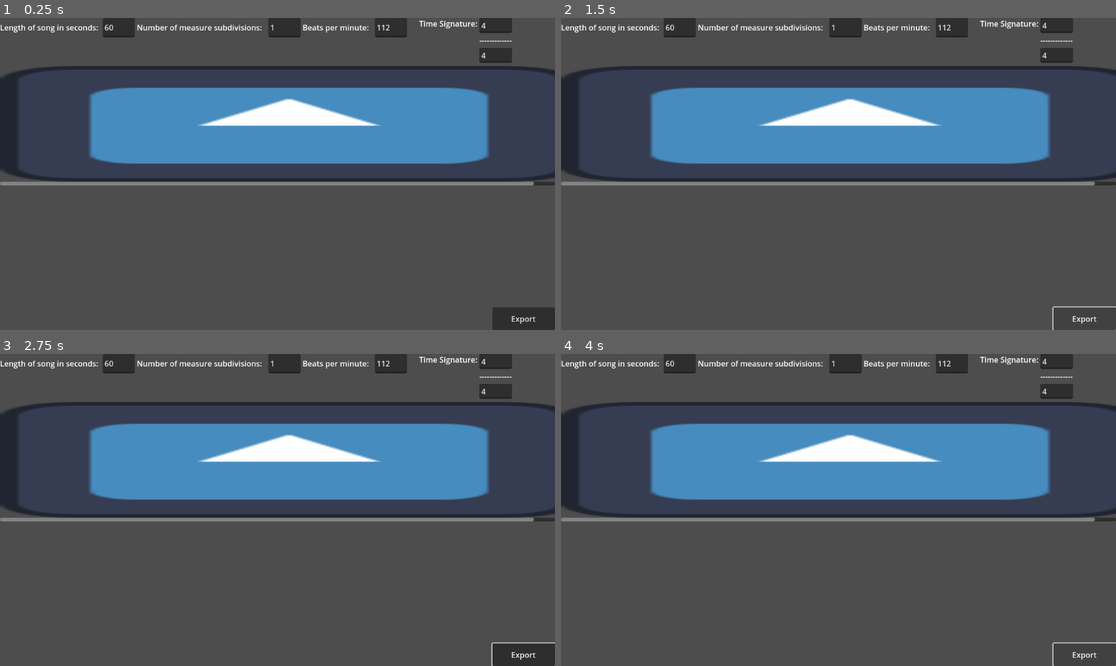
Above: before the commit, frames 1-4 (two rows, left to right).
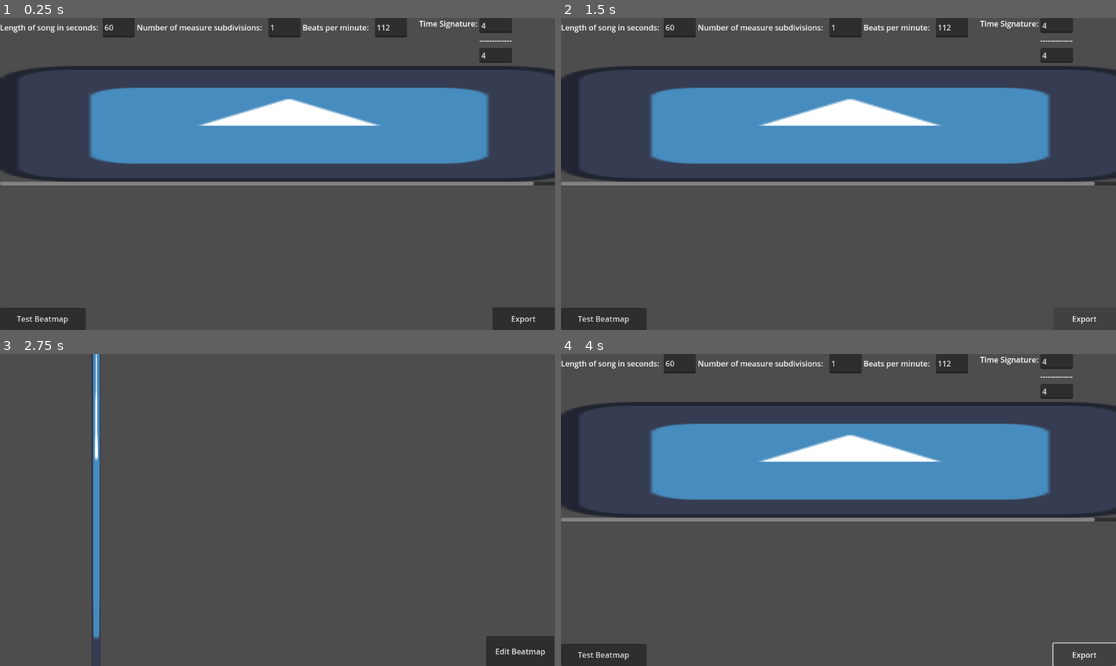
Above: after the commit, the same moments.

Repository: ValorZard/BandGame
Game: Godot game, scene res://src/mapping_engine/beatmap_maker.tscn
Same seed, same stepped clock (60 frames per second), same inputs: the game is played once before the commit and once after it. The engine's default icon, where the game draws it, is replaced by a stand-in: a white triangle on a blue panel in a dark square.
Inputs (mouse positions are in pixels of both pictures, inside the frame that each line leads up to):
- Up to frame 1 (0.25 s): no input
- Up to frame 2 (1.5 s): click (605, 317) at 0.5 s, where only the run after the commit has a clickable "Test Beatmap"; click (1082, 314) at 1.25 s, where only the run after the commit has a clickable "Edit Beatmap"
- Up to frame 3 (2.75 s): click (44, 653) at 2 s, where only the run after the commit has a clickable "Test Beatmap"
- Up to frame 4 (4 s): click (1082, 653) at 2.75 s, where only the run before the commit has a clickable "Export"; click "Export" at 3.5 s

The runs differ from the first frame. In frame 1, 1.1% of the frame differs, in the area x 0-16%, y 92-100%; in frame 2, 1.1%; in frame 3, 26%, in the area x 0-100%, y 0-100%; in frame 4, 1.1%.
Error after the commit: Attempt to call function 'get_as_text' in base 'null instance' on a null instance. (res://src/game_engine/rhythm_game_utils.gd:50)

Commit message:
beatmap playing and testing is a go

Diff:
--- /dev/null
+++ b/new_beatmap.json
@@ -0,0 +1 @@
+{"notes":[{"name":"A","start_time":5.55},{"name":"C","start_time":10.05},{"name":"B","start_time":17.3},{"name":"D","start_time":22.4},{"name":"A","start_time":28.45},{"name":"A","start_time":32.95},{"name":"A","start_time":40.15},{"name":"B","start_time":46.45}]}
--- a/src/game_engine/HitDetector.gd
+++ b/src/game_engine/HitDetector.gd
@@ -1,7 +1,8 @@
 extends Node2D
 
+class_name BeatmapPlayer
+
 var time_elapsed_since_start : float = 0
-
 
 # hit window stuff (in seconds)
 var view_window : float = 1 # from now to now + view window, thats the notes that will show
@@ -11,7 +12,10 @@
 var beats_per_second : float
 
 # actual beat map
-@export var beatmap_file_path : StringName = "res://test_map.json"
+@export var beatmap_file_path : StringName = "res://new_beatmap.json"
+
+# beatmap editor
+@export var beatmap_editor : PackedScene = load("res://src/mapping_engine/beatmap_maker.tscn")
 
 # score management:
 var score : int
@@ -117,3 +121,12 @@
 			# if its 0, its all the way to the right, and visa versa
 			var screen_position_ratio : float = (-(note[0].start_time - view_window - time_elapsed_since_start)/view_window)
 			note[1].position.x = get_viewport_rect().size.x - screen_position_ratio * get_viewport_rect().size.x + GameManager.hit_zone_left_offset
+
+
+func _on_edit_button_button_down():
+	# add beatmap player to root
+	var beatmap_editor_instance = beatmap_editor.instantiate()
+	beatmap_editor_instance.beatmap_file_path = beatmap_file_path
+	get_tree().root.add_child(beatmap_editor_instance)
+	# remove self from root
+	get_tree().root.remove_child(self)
--- a/src/game_engine/beatmap.tscn
+++ b/src/game_engine/beatmap.tscn
@@ -26,3 +26,17 @@
 position = Vector2(200, 532.508)
 scale = Vector2(0.148438, 8.85144)
 texture = ExtResource("3_1q2pg")
+
+[node name="EditButton" type="Button" parent="."]
+anchors_preset = 15
+anchor_right = 1.0
+anchor_bottom = 1.0
+offset_left = 1009.0
+offset_top = 586.0
+offset_right = 1151.0
+offset_bottom = 649.0
+grow_horizontal = 2
+grow_vertical = 2
+text = "Edit Beatmap"
+
+[connection signal="button_down" from="EditButton" to="." method="_on_edit_button_button_down"]
--- a/src/game_manager.gd
+++ b/src/game_manager.gd
@@ -1,3 +1,5 @@
+extends Node
+
 # overall hit window
 const hit_window : float = 0.075
 
@@ -6,3 +8,5 @@
 
 # hit zone left-x offset (px)
 const hit_zone_left_offset : int = 200
+
+var belh = 0
--- a/src/mapping_engine/beatmap_maker.gd
+++ b/src/mapping_engine/beatmap_maker.gd
@@ -14,6 +14,12 @@
 # 2 corresponds to the half note (minim), 4 to the quarter note (crotchet), 8 to the eighth note (quaver).
 @export var note_value : int = 4
 @export var length_of_note : float = 20 # how big a note is on screen
+
+# beatmap stuff
+
+@export var beatmap_file_path : StringName = "user://new_beatmap.json"
+
+@export var beatmap_player : PackedScene = load("res://src/game_engine/beatmap.tscn")
 
 var note_timeline : NoteTimeline
 
@@ -93,3 +99,13 @@
 	print(beatmap_dictionary)
 	# Store the save dictionary as a new line in the save file.
 	beatmap_file.store_line(json_string)
+
+
+func _on_test_button_button_down():
+	# add beatmap player to root
+	var beatmap_player_instance : BeatmapPlayer = beatmap_player.instantiate()
+	print(beatmap_player_instance)
+	beatmap_player_instance.beatmap_file_path = beatmap_file_path
+	get_tree().root.add_child(beatmap_player_instance)
+	# remove self from root
+	get_tree().root.remove_child(self)
--- a/src/mapping_engine/beatmap_maker.tscn
+++ b/src/mapping_engine/beatmap_maker.tscn
@@ -94,9 +94,20 @@
 grow_vertical = 0
 text = "Export"
 
+[node name="TestButton" type="Button" parent="."]
+layout_mode = 1
+anchors_preset = 2
+anchor_top = 1.0
+anchor_bottom = 1.0
+offset_top = -46.0
+offset_right = 178.0
+grow_vertical = 0
+text = "Test Beatmap"
+
 [connection signal="text_changed" from="HBoxContainer/SongLengthLineEdit" to="." method="_on_song_length_line_edit_text_changed"]
 [connection signal="text_changed" from="HBoxContainer/MeasureSubdivisionLineEdit" to="." method="_on_measure_subdivision_line_edit_text_changed"]
 [connection signal="text_changed" from="HBoxContainer/BPMLineEdit" to="." method="_on_bpm_line_edit_text_changed"]
 [connection signal="text_changed" from="TimeSignatureManager/VBoxContainer/NumbOfNotesInMeasureLineEdit" to="." method="_on_number_of_notes_in_measure_text_changed"]
 [connection signal="text_changed" from="TimeSignatureManager/VBoxContainer/NoteValueLineEdit" to="." method="_on_note_value_text_changed"]
 [connection signal="button_down" from="ExportButton" to="." method="_on_export_button_button_down"]
+[connection signal="button_down" from="TestButton" to="." method="_on_test_button_button_down"]
